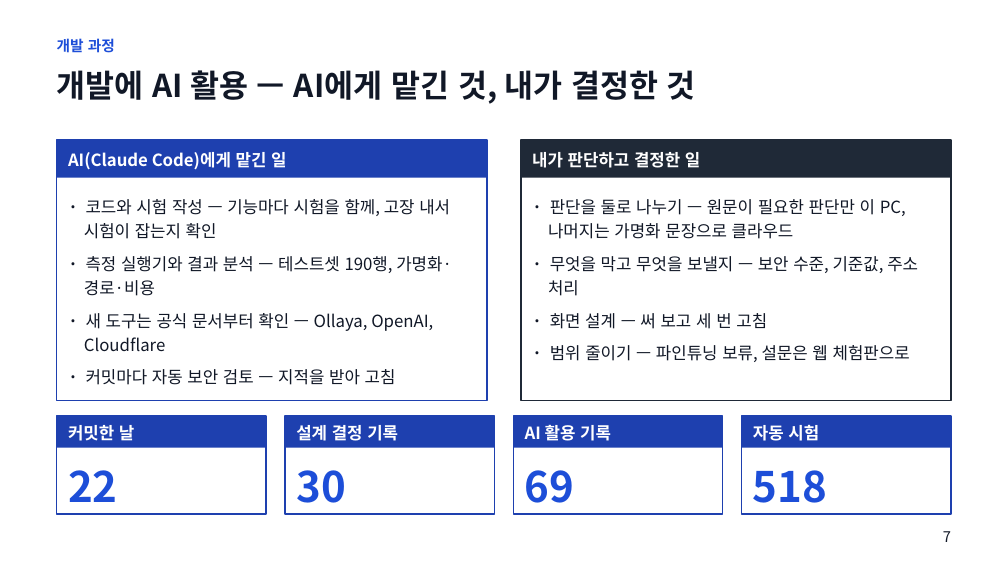
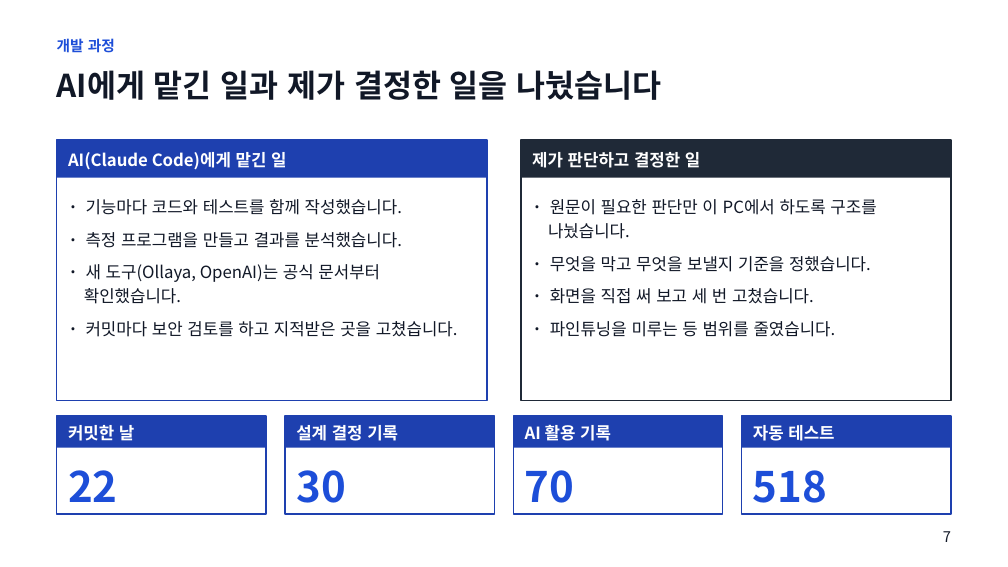
Before and after one commit to baesanggue/ai-gateway, a slide deck: slide 7 of docs/presentation/2026-11-17-garimgate.pptx. Drawn at 1008x567 pixels with LibreOffice and Linux fonts; fonts in the diff are those of the drawing. Boxes give left, top, right and bottom in pixels: in the first picture for what was removed or moved away, otherwise in the second. Text is boxed around its words. In the diff, an @@ line names an element or a change of style, - is before the commit and + after.

```diff
--- a/docs/presentation/2026-11-17-garimgate.pptx
+++ b/docs/presentation/2026-11-17-garimgate.pptx
@@ text at (x1=57, y1=70, x2=662, y2=100): text changed @@
-개발에 AI 활용 — AI에게 맡긴 것, 내가 결정한 것
+AI에게 맡긴 일과 제가 결정한 일을 나눴습니다
@@ text at (x1=532, y1=152, x2=700, y2=168): text changed @@
-내가 판단하고 결정한 일
+제가 판단하고 결정한 일
@@ text at (x1=84, y1=199, x2=458, y2=337): text changed @@
-· 코드와 시험 작성 — 기능마다 시험을 함께, 고장 내서 시험이 잡는지 확인
-· 측정 실행기와 결과 분석 — 테스트셋 190행, 가명화·경로·비용
-· 새 도구는 공식 문서부터 확인 — Ollaya, OpenAI, Cloudflare
-· 커밋마다 자동 보안 검토 — 지적을 받아 고침
+· 기능마다 코드와 테스트를 함께 작성했습니다.
+· 측정 프로그램을 만들고 결과를 분석했습니다.
+· 새 도구(Ollaya, OpenAI)는 공식 문서부터 확인했습니다.
+· 커밋마다 보안 검토를 하고 지적받은 곳을 고쳤습니다.
@@ text at (x1=548, y1=199, x2=876, y2=337): text changed @@
-· 판단을 둘로 나누기 — 원문이 필요한 판단만 이 PC, 나머지는 가명화 문장으로 클라우드
-· 무엇을 막고 무엇을 보낼지 — 보안 수준, 기준값, 주소 처리
-· 화면 설계 — 써 보고 세 번 고침
-· 범위 줄이기 — 파인튜닝 보류, 설문은 웹 체험판으로
+· 원문이 필요한 판단만 이 PC에서 하도록 구조를 나눴습니다.
+· 무엇을 막고 무엇을 보낼지 기준을 정했습니다.
+· 화면을 직접 써 보고 세 번 고쳤습니다.
+· 파인튜닝을 미루는 등 범위를 줄였습니다.
@@ text at (x1=753, y1=425, x2=834, y2=441): text changed @@
-자동 시험
+자동 테스트
@@ text at (x1=525, y1=470, x2=575, y2=503): text changed @@
-69
+70
```
Also in this commit, not shown: 8 other slides changed, 1 other file.
